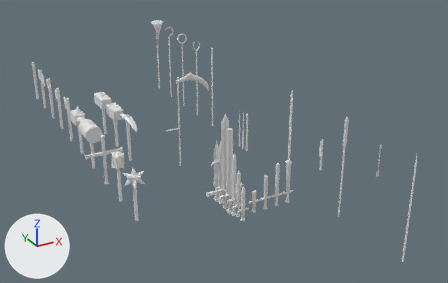
What one commit did to the Blender file resources/meshes/items/weapons.blend.
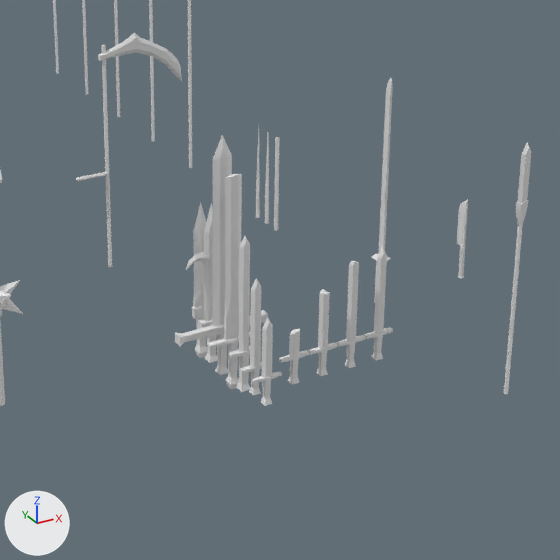
There are two pictures of each version: one whole from a 50 mm lens placed at (-3.01, -6.65, 3.43), pointed at (0.62, -0.05, 0.13), one close up on the part from 30% to 80% of the width and 21% to 100% of the height. Every picture has the same lights, and +X, +Y and +Z are marked at lower left.

The scene before the commit, as lines of its bpy script (objects in view):
```python
me_longsword01 = bpy.data.meshes.new('longsword01')
me_longsword01.from_pydata(...)  # 51 vertices, 46 faces; spans x -0.072..0.072, y -0.024..0.024, z -0.105..0.65
me_shortsword01 = bpy.data.meshes.new('shortSword01')
me_shortsword01.from_pydata(...)  # 51 vertices, 46 faces; spans x -0.072..0.072, y -0.019..0.019, z -0.075..0.348
me_sword01 = bpy.data.meshes.new('sword01')
me_sword01.from_pydata(...)  # 51 vertices, 46 faces; spans x -0.072..0.072, y -0.019..0.019, z -0.075..0.49
me_sword01_004 = bpy.data.meshes.new('sword01.004')
me_sword01_004.from_pydata(...)  # 98 vertices, 106 faces; spans x -0.072..0.072, y -0.019..0.019, z -0.075..0.49
ob_longsword01 = bpy.data.objects.new('longsword01', me_longsword01)
ob_longsword01.location = (0.0, -1.4, 0.0)
ob_shortsword01 = bpy.data.objects.new('shortSword01', me_shortsword01)
ob_shortsword01.location = (0.0, -1.6, 0.0)
ob_sword01 = bpy.data.objects.new('sword01', me_sword01)
ob_sword01.location = (0.0, -1.5, 0.0)
ob_sword01broken00 = bpy.data.objects.new('sword01Broken00', me_sword01_004)
ob_sword01broken00.location = (0.65, -1.5, 0.0)
# also in view: 'gladius01' at (0.0, -1.0, 0.26); 'scythe03' at (0.13, 0.0, 0.52); 'sword01Broken02' at (0.35, -1.5, 0.14); 'harpe01' at (-0.04, -1.1, 0.29); 'katana01' at (1.0, -1.0, 0.49)
```
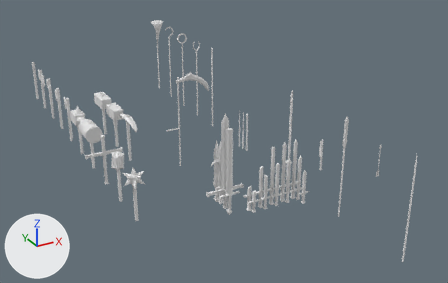
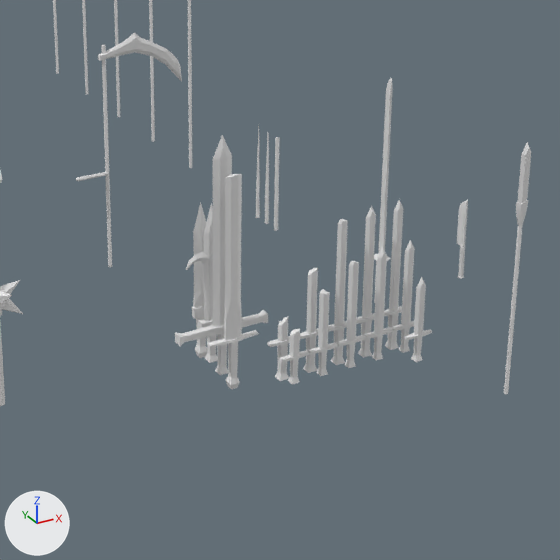
The edits, one by one:
Mesh me_longsword01broken03 is new.
It has 48 vertices, 44 faces and spans x -0.072..0.072, y -0.024..0.024, z -0.105..0.199.
Mesh me_longsword01broken02 is new.
It has 48 vertices, 44 faces and spans x -0.072..0.072, y -0.024..0.024, z -0.105..0.407.
Mesh me_longsword01broken01 is new.
It has 56 vertices, 52 faces and spans x -0.072..0.072, y -0.024..0.024, z -0.105..0.62.
Mesh me_longsword01broken00 is new.
It has 99 vertices, 106 faces and spans x -0.072..0.072, y -0.024..0.024, z -0.105..0.65.
Object 'sword01' (ob_sword01) moves from (0.0, -1.5, 0.0) to (0.8, -1.5, 0.0).
Object 'shortSword01' (ob_shortsword01) moves from (0.0, -1.6, 0.0) to (0.8, -1.6, 0.0).
Object 'longsword01' (ob_longsword01) moves from (0.0, -1.4, 0.0) to (0.8, -1.4, 0.0).
Object 'longsword01Broken03' (ob_longsword01broken03) is new; it shows me_longsword01broken03.
Its location is (0.2, -1.4, 0.0).
Object 'longsword01Broken02' (ob_longsword01broken02) is new; it shows me_longsword01broken02.
Its location is (0.35, -1.4, 0.0).
Object 'longsword01Broken01' (ob_longsword01broken01) is new; it shows me_longsword01broken01.
Its location is (0.5, -1.4, 0.0).
Object 'longsword01Broken00' (ob_longsword01broken00) is new; it shows me_longsword01broken00.
Its location is (0.65, -1.4, 0.0).

Location of each change, (x1, y1, x2, y2) in pixels of the close-ups (560 x 560 px):
'longsword01', moved: before (228, 236, 250, 392); after (384, 200, 403, 350)
'sword01', moved: before (240, 278, 262, 396); after (391, 240, 415, 353)
'shortSword01', moved: before (252, 317, 282, 406); after (404, 277, 432, 362)
'longsword01Broken01', added: after (328, 219, 348, 365)
'longsword01Broken00', added: after (357, 206, 376, 358)
'longsword01Broken02', added: after (300, 268, 318, 373)
'longsword01Broken03', added: after (267, 317, 290, 381)
